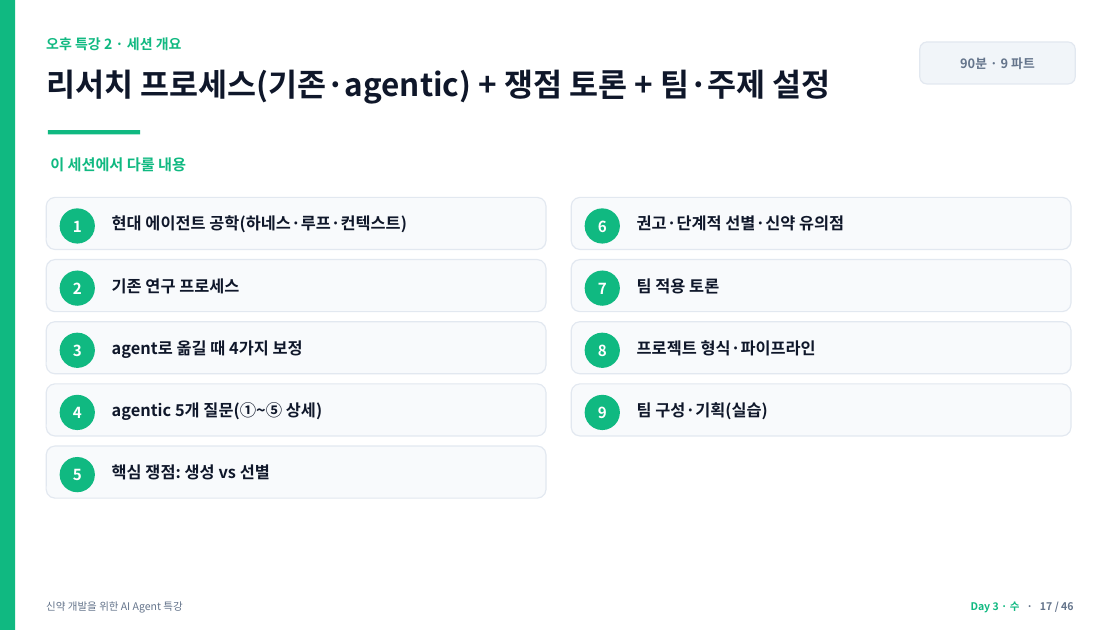
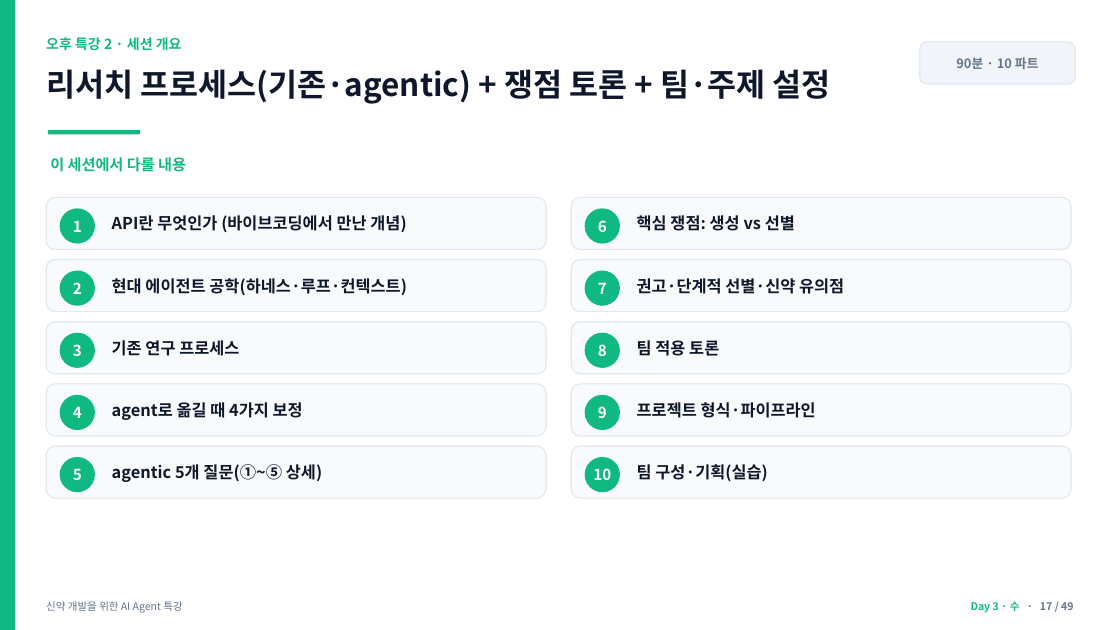
Before and after one commit to jyshin-22/wku-ai-agent-program, a slide deck: slide 17 of slides/day3.pptx. Drawn at 1120x630 pixels with LibreOffice and Linux fonts; fonts in the diff are those of the drawing. Boxes give left, top, right and bottom in pixels: in the first picture for what was removed or moved away, otherwise in the second. Text is boxed around its words. In the diff, an @@ line names an element or a change of style, - is before the commit and + after.

Commit message:
Day 3: add API 개념 설명 (창구·요청/응답·수업 연결) at start of session 3

```diff
--- a/slides/day3.pptx
+++ b/slides/day3.pptx
@@ text at (956,57,1039,69): text changed @@
-90분 · 9 파트
+90분 · 10 파트
@@ text "핵심 쟁점: 생성 vs 선별": place and size @@
-text "핵심 쟁점: 생성 vs 선별" at (112,464,270,480)
+text "핵심 쟁점: 생성 vs 선별" at (637,215,795,231)
@@ text added at (112,215,407,232), 14 pt, text #0F172A, bold @@
+API란 무엇인가 (바이브코딩에서 만난 개념)
@@ text "현대 에이전트 공학(하네스·루프·컨텍스트)": place and size @@
-text "현대 에이전트 공학(하네스·루프·컨텍스트)" at (112,215,407,232)
+text "현대 에이전트 공학(하네스·루프·컨텍스트)" at (112,278,407,295)
@@ text "권고·단계적 선별·신약 유의점": place and size @@
-text "권고·단계적 선별·신약 유의점" at (637,215,844,231)
+text "권고·단계적 선별·신약 유의점" at (637,278,844,294)
@@ 6 texts: place and size @@
-6 texts at (112,278,816,420)
+6 texts at (112,340,816,482)
@@ rounded rectangle added at (571,446,1071,498), fill #F8FAFC, outline #E2E8F0 1 pt @@
@@ ellipse added at (585,457,620,492), fill #10B981 @@
@@ text added at (593,468,611,480), 13 pt, text #FFFFFF, bold @@
+10
```
Also in this commit, not shown: 45 other slides changed, 3 slides added, 6 other files.
